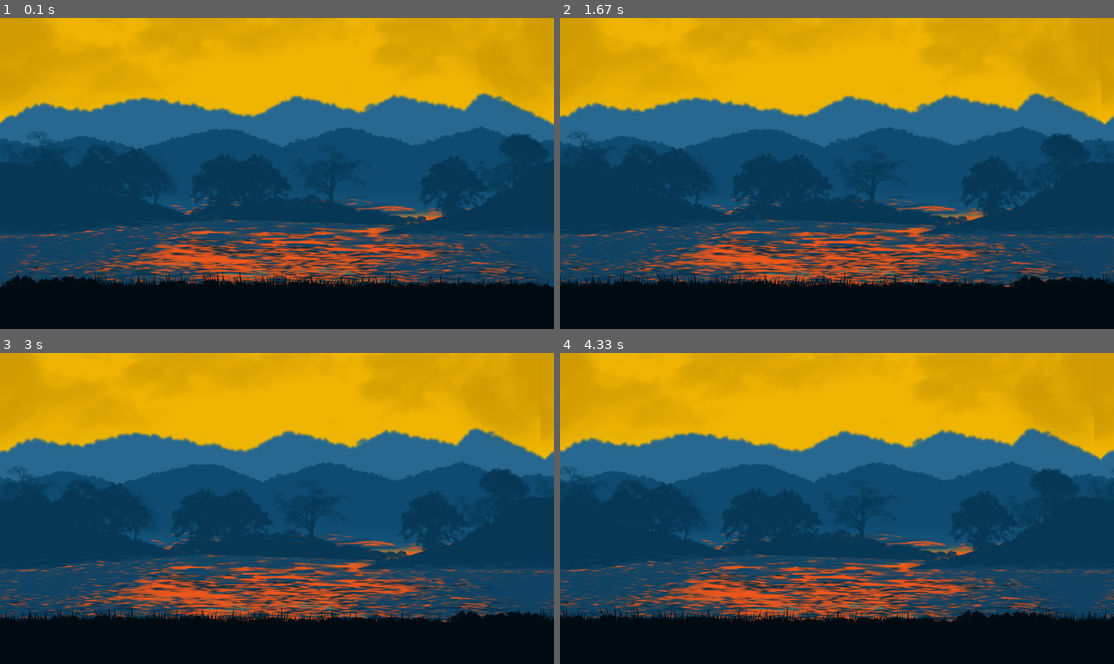
Above: before the commit, frames 1-4 (two rows, left to right).
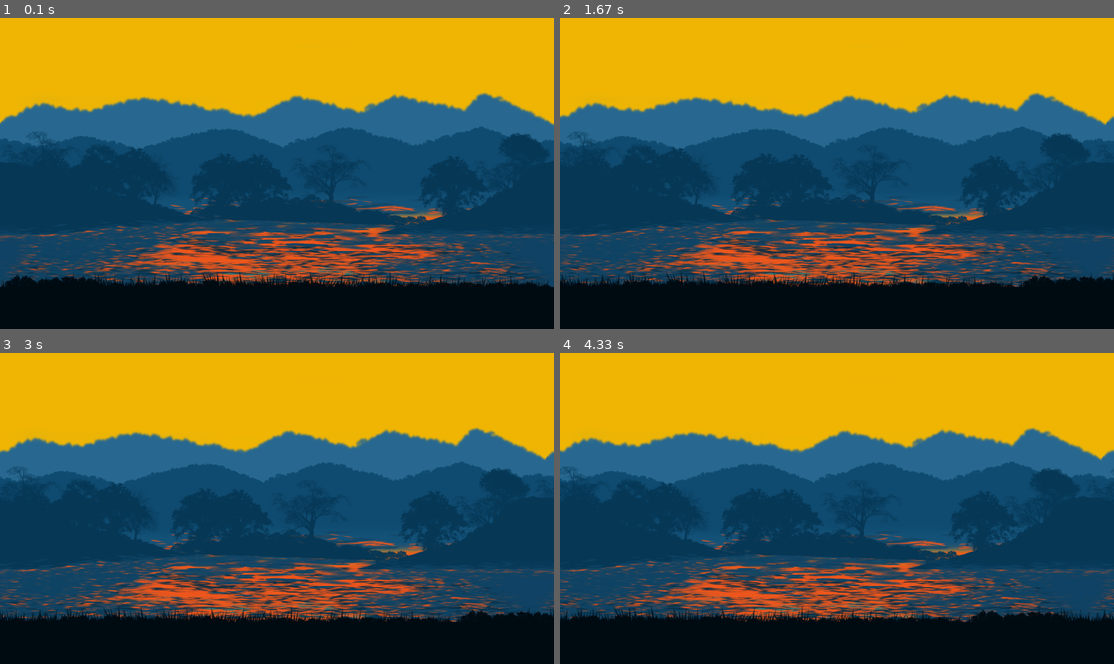
Above: after the commit, the same moments.

Repository: Club-Tony/CS50-Final.github.io
Game: pygame game, started from CS50-Final-Pygame/pygameTesting.py
Same seed, same stepped clock (60 frames per second), same inputs: the game is played once before the commit and once after it.
Inputs:
- Up to frame 1 (0.1 s): no input
- Up to frame 2 (1.67 s): hold Right 0.33-0.8 s; hold Right 0.83-1.3 s; hold Left from 1.33 s (still down)
- Up to frame 3 (3 s): release Left at 1.87 s; hold Left 1.9-2.3 s; hold Right 2.33-2.97 s
- Up to frame 4 (4.33 s): hold Left 3-3.47 s; hold Right 3.5-3.97 s; hold Right from 4 s (still down)

The runs differ from the first frame. In frame 1, 5.1% of the frame differs, in the area x 0-100%, y 0-27%; in frame 2, 6.1%; in frame 3, 6.1%; in frame 4, 6.1%, in the area x 0-100%, y 0-87%.

Commit message:
before trying to implement custom l2.png

Diff:
--- a/CS50-Final-Pygame/pygameTesting.py
+++ b/CS50-Final-Pygame/pygameTesting.py
@@ -42,7 +42,7 @@
 # f-string to make it so {i} replaced with the value of i in each iteration of loop, note the subdirectories
 # and include L before {i} because each of my .png starts with an L before the number i.e. (L1.png)
 # convert_alpha to convert image and maintain transparency
-for i in range(1, 3):
+for i in range(1, 2):
     background = pygame.image.load(f"Island/Layers/L{i}.png").convert_alpha()
 
     # append to add the loaded images into my list (backgrounds)
@@ -69,7 +69,7 @@
 # range of 26 since game stops scrolling further right at 25 range (36,000 pixels)
 def draw_ground():
     for x in range(26):
-        screen.blit(ground_image_1, ((x * ground_width) - scroll * 6.6, 0))
+        screen.blit(ground_image_1, ((x * ground_width) - scroll * 6, 0))
 
 # draw the 2 different water images onto screen
 def draw_water_mountains():
@@ -117,6 +117,7 @@
 pygame.quit()
 
 
+# IDEAS (notes for me): Maybe have a bed at the end, that you can sleep in, when you wake up it's night or day
 
 # Credits:
 # Code: Anthony Davey
Binary file changed: CS50-Final-Pygame/Island/Layers/L2.png
